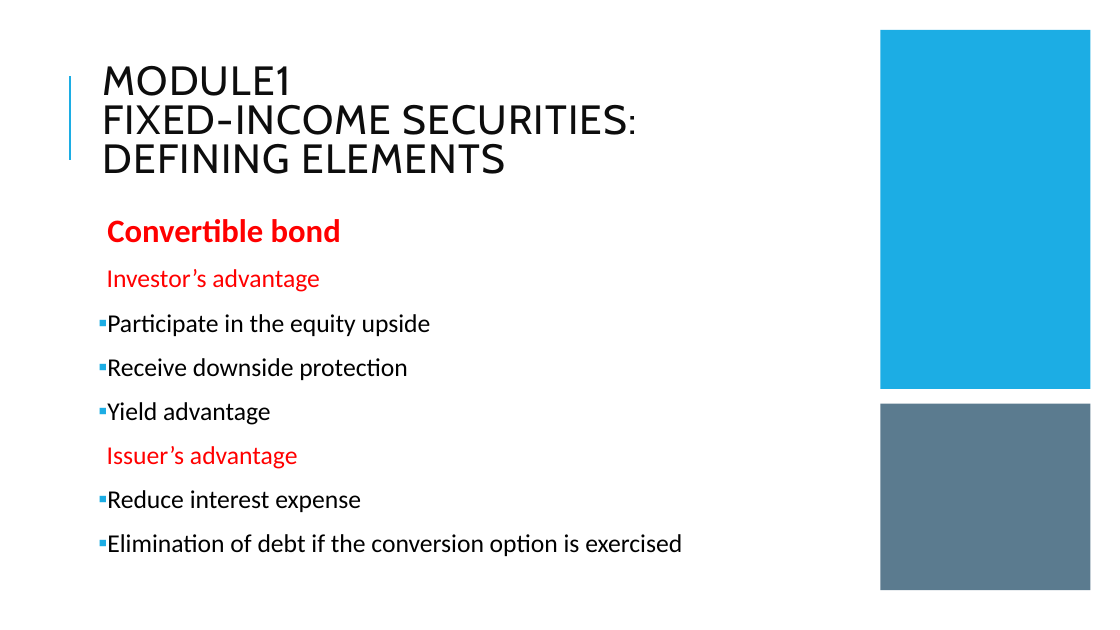
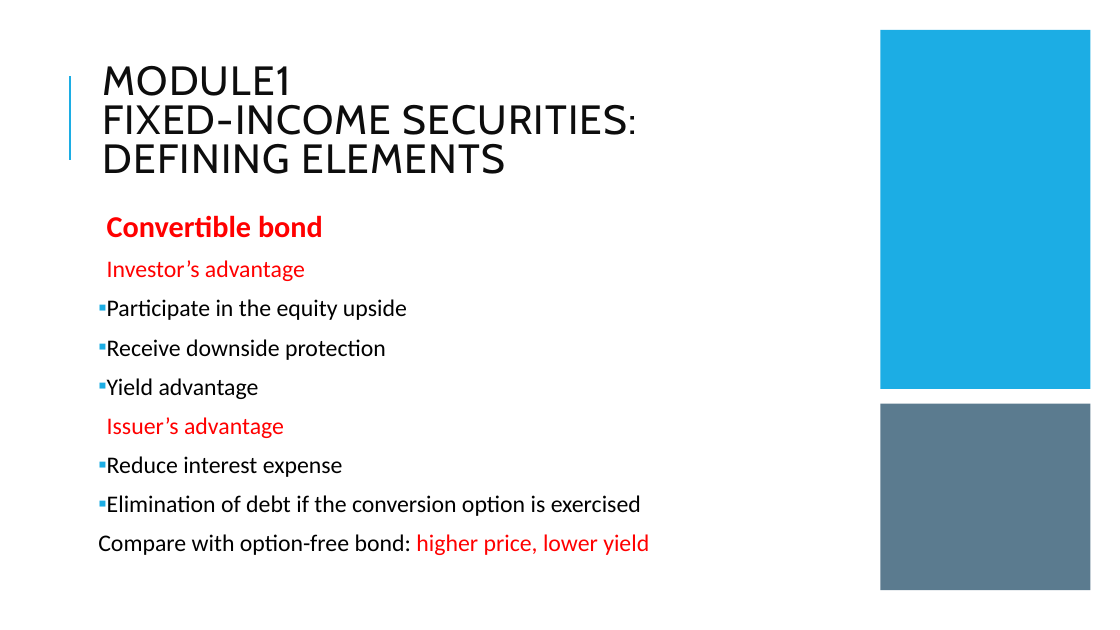
Before and after one commit to Isco0530/data, a slide deck: slide 49 of Fixed Income.pptx. Drawn at 1120x630 pixels with LibreOffice and Linux fonts; fonts in the diff are those of the drawing. Boxes give left, top, right and bottom in pixels: in the first picture for what was removed or moved away, otherwise in the second. Text is boxed around its words. In the diff, an @@ line names an element or a change of style, - is before the commit and + after.

```diff
--- a/Fixed Income.pptx
+++ b/Fixed Income.pptx
@@ text at bbox=[107, 215, 641, 516]: size 28 to 25.9 pt in "Convertible bond"; size 22 to 20.4 pt in "Investor’s advantage", "Participate in the equity upside", "Receive downside protection", "Yield advantage" and 3 more places; line spacing 0.9 to 0.8 @@
@@ text at bbox=[98, 534, 649, 555]: paragraph added @@
+Compare with option-free bond: higher price, lower yield
```
Also in this commit, not shown: 3 other slides changed, 8 slides added, 1 other file.
